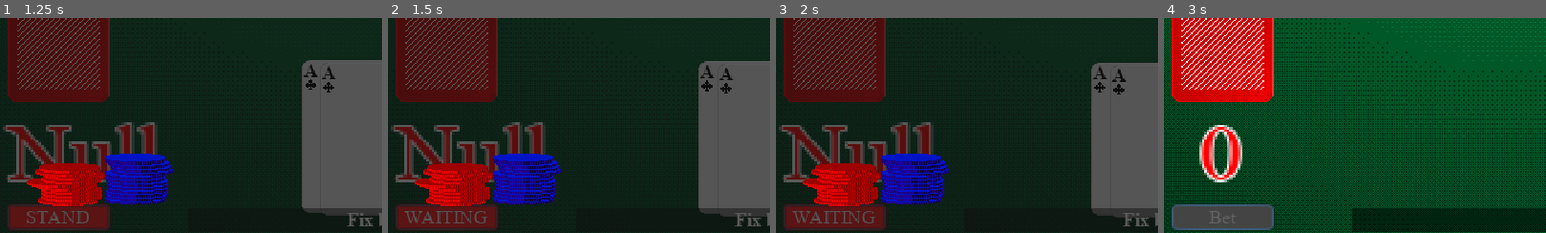
Above: before the commit, frames 1-4 (left to right).
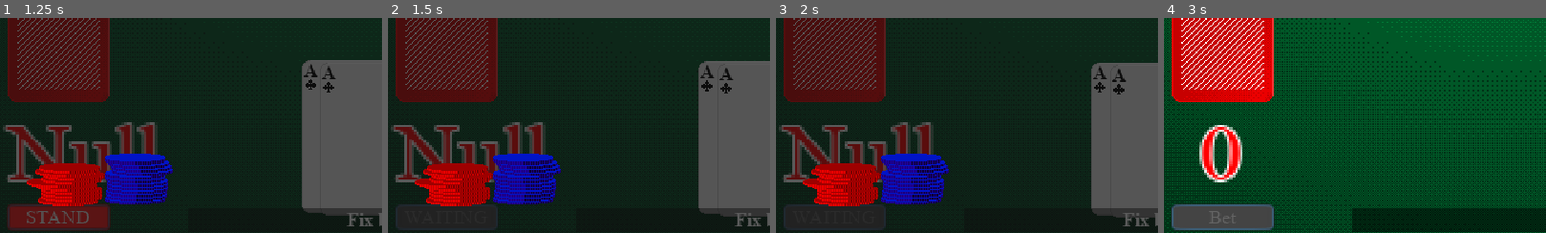
Above: after the commit, the same moments.

Repository: Cydeamon/Blackjack
Game: Godot game, scene res://Main.tscn
Two runs of this game, one before a commit and one after it. Both use one fixed random seed, a clock stepped at 60 frames per second and the inputs below. Sound files missing from this copy of the repository are replaced by a short silence.
Inputs (mouse positions are % of the whole screen's width and height, from its top left):
- Up to frame 1 (1.25 s): click "Bet" at 0.5 s
- Up to frame 2 (1.5 s): click "STAND" at 1.25 s
- Up to frame 3 (2 s): no input
- Up to frame 4 (3 s): click (9, 96) at 2 s, where only the run before the commit has a clickable "WAITING"; tap Enter (ui_accept) at 2.75 s; move the mouse to (15, 39) at 2.77 s; hold Up (ui_up) from 2.78 s (still down); click (15, 39) at 2.92 s
The pictures show only the part of the screen within x 1-51%, y 50-100%; the shares and areas given below are measured in that part.

Frame 1 is identical in both runs. In frame 2, 2.6% of the frame differs, in the area x 2-29%, y 86-99%; in frame 3, 2.6%; in frame 4, nothing differs.
Error in both runs: Division By Zero in operator '%'. (res://Main.gd:238)

Commit message:
Cards values sum fix. UI fixes

Diff:
--- a/Main.gd
+++ b/Main.gd
@@ -300,6 +300,7 @@
 
 	if message == "blackjack":
 		player.money += bet + bet * 1.5;
+		message = "victory"
 
 	if message == "draw":
 		player.money += bet
@@ -309,8 +310,6 @@
 	else:
 		enemy.decrease_limit()
 
-	if message == "blackjack":
-		message = "victory"
 
 
 func show_message(message):
@@ -535,6 +534,7 @@
 	else:
 		player.set_ready(true)
 		$UI/GameUI/ReadyButton.text = "WAITING"
+		$UI/GameUI/ReadyButton.set_disabled(true)
 
 
 
--- a/Player.gd
+++ b/Player.gd
@@ -26,15 +26,29 @@
 
 func calc_points():
 	var value = 0
+	var aces_amount = 0
 
 	for card in cards:
 		var min_value = card.card.get_card_min_value()
 		var max_value = card.card.get_card_max_value()
 
+		if max_value == 11 && min_value == 1:
+			aces_amount += 1
+
 		if value + max_value > 21:
 			value += min_value
 		else:
 			value += max_value
+
+		if value > 21:
+			for i in aces_amount:
+				value -= 10
+				aces_amount -= 1
+				i = 0
+
+				if value <= 21:
+					break
+
 
 	return value
 
Not shown, changed: export_presets.cfg
